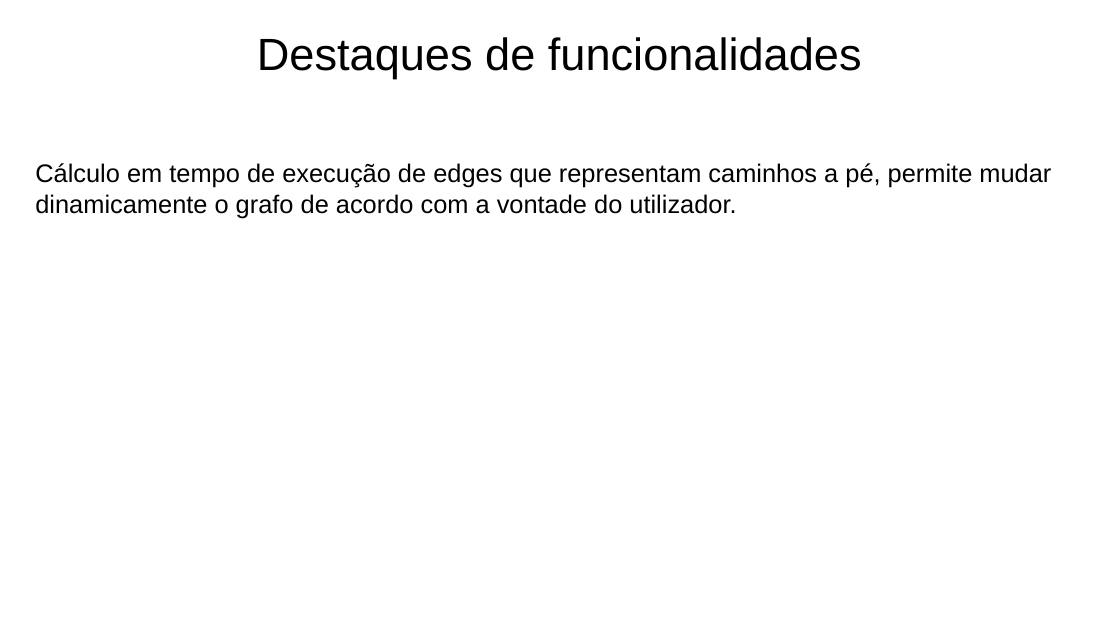
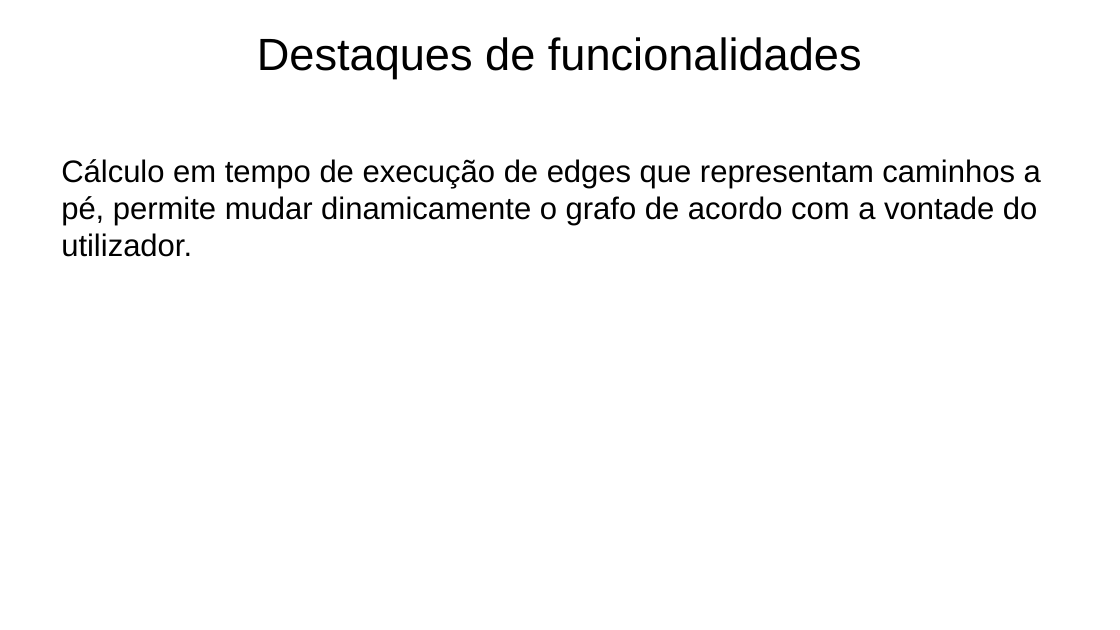
Before and after one commit to Naapperas/feup-aed-proj2, a slide deck: slide 14 of Apresentação.pptx (slide 13 before the commit). Drawn at 1120x630 pixels with LibreOffice and Linux fonts; fonts in the diff are those of the drawing. Boxes give left, top, right and bottom in pixels: in the first picture for what was removed or moved away, otherwise in the second. Text is boxed around its words. In the diff, an @@ line names an element or a change of style, - is before the commit and + after.

```diff
--- a/Apresentação.pptx
+++ b/Apresentação.pptx
@@ text "Cálculo em tempo de execução ..." moved from (x1=35, y1=163, x2=1051, y2=218) to (x1=61, y1=159, x2=1041, y2=257) @@
@@ text "Cálculo em tempo de execução ..." at (x1=61, y1=159, x2=1041, y2=257): size 18 to 22 pt @@
```
Also in this commit, not shown: 12 other slides changed, 1 slide added, 1 other file.
